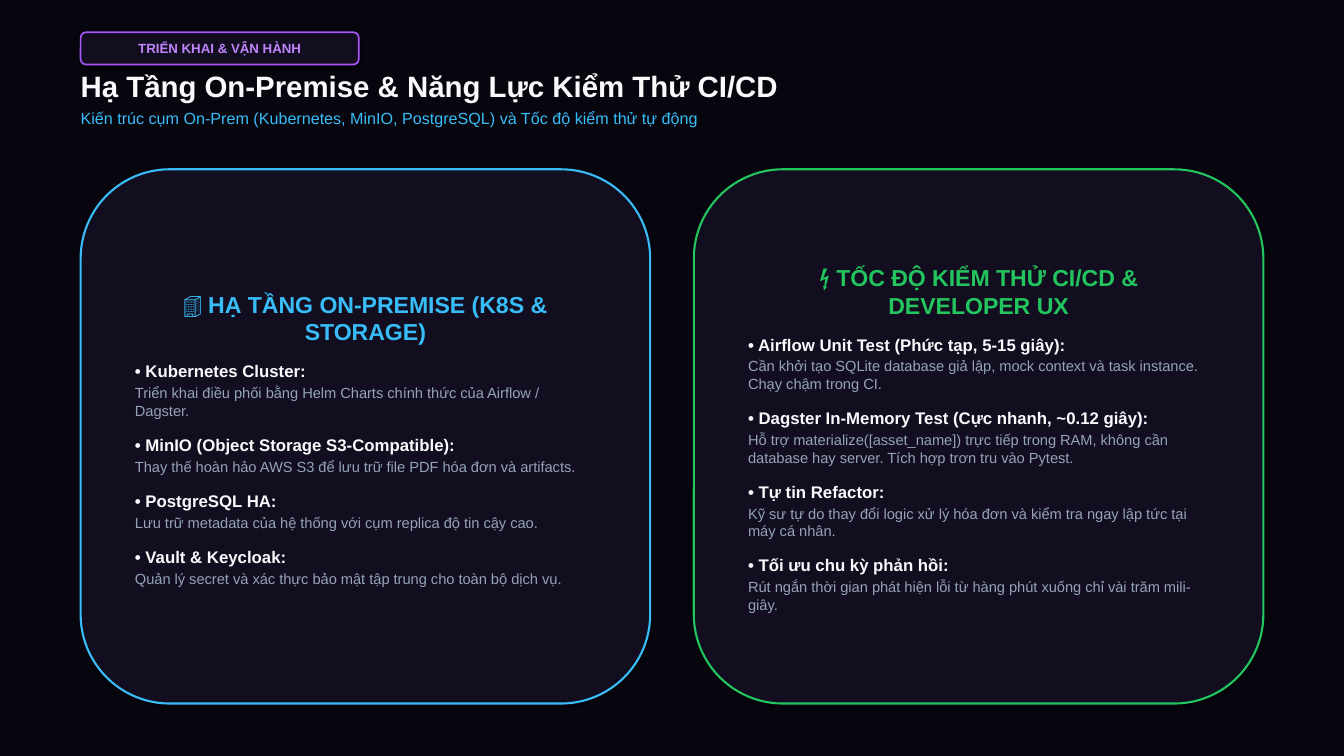
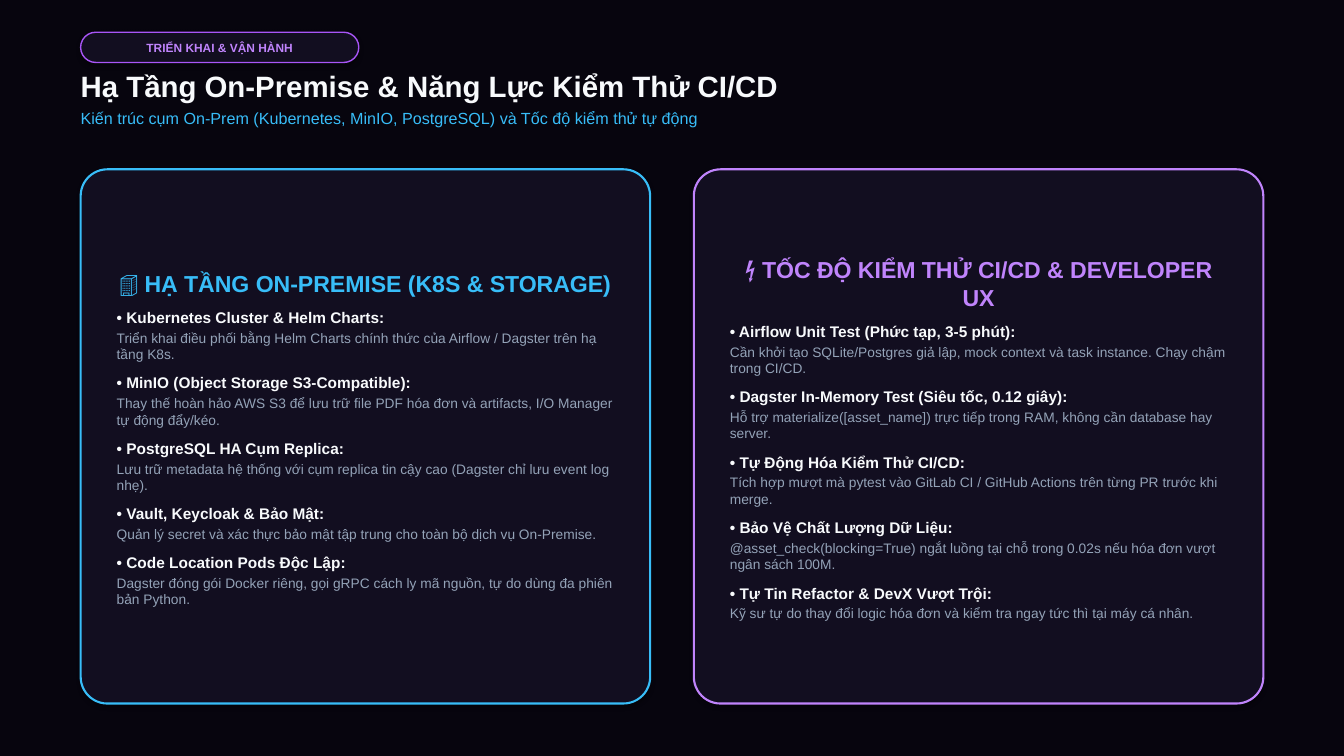
Before and after one commit to dangminhduchl/Airflow_Dagster, a slide deck: slide 7 of Airflow_vs_Dagster_Thuyet_Trinh.pptx. Drawn at 1344x756 pixels with LibreOffice and Linux fonts; fonts in the diff are those of the drawing. Boxes give left, top, right and bottom in pixels: in the first picture for what was removed or moved away, otherwise in the second. Text is boxed around its words. In the diff, an @@ line names an element or a change of style, - is before the commit and + after.

```diff
--- a/Airflow_vs_Dagster_Thuyet_Trinh.pptx
+++ b/Airflow_vs_Dagster_Thuyet_Trinh.pptx
@@ rounded rectangle "TRIỂN KHAI & VẬN HÀNH" at <box>81,32,359,63</box>: size 9.5 to 8.5 pt; outline #A855F7 1.2 pt to #A855F7 1 pt; proportions changed @@
@@ rounded rectangle "🏢 HẠ TẦNG ON-PREMISE (K8S ..." at <box>81,169,650,704</box>: proportions changed @@
@@ rounded rectangle "⚡ TỐC ĐỘ KIỂM THỬ ..." at <box>694,169,1263,704</box>: outline #22C55E 1.5 pt to #C084FC 1.5 pt; proportions changed @@
@@ text in rounded rectangle at <box>762,260,1212,307</box>: text colour #22C55E to #C084FC in "⚡ TỐC ĐỘ KIỂM THỬ CI/CD & ..." @@
@@ text in rounded rectangle at <box>117,312,596,362</box>: text changed; size 10.5 to 9.8 pt @@
-• Kubernetes Cluster:
-Triển khai điều phối bằng Helm Charts chính thức của Airflow / Dagster.
+• Kubernetes Cluster & Helm Charts:
+Triển khai điều phối bằng Helm Charts chính thức của Airflow / Dagster trên hạ tầng K8s.
@@ text in rounded rectangle at <box>730,325,1226,621</box>: text changed; size 10.5 to 9.8 pt @@
-• Airflow Unit Test (Phức tạp, 5-15 giây):
-Cần khởi tạo SQLite database giả lập, mock context và task instance. Chạy chậm trong CI.
-• Dagster In-Memory Test (Cực nhanh, ~0.12 giây):
-Hỗ trợ materialize([asset_name]) trực tiếp trong RAM, không cần database hay server. Tích hợp trơn tru vào Pytest.
-• Tự tin Refactor:
-Kỹ sư tự do thay đổi logic xử lý hóa đơn và kiểm tra ngay lập tức tại máy cá nhân.
-• Tối ưu chu kỳ phản hồi:
-Rút ngắn thời gian phát hiện lỗi từ hàng phút xuống chỉ vài trăm mili-giây.
+• Airflow Unit Test (Phức tạp, 3-5 phút):
+Cần khởi tạo SQLite/Postgres giả lập, mock context và task instance. Chạy chậm trong CI/CD.
+• Dagster In-Memory Test (Siêu tốc, 0.12 giây):
+Hỗ trợ materialize([asset_name]) trực tiếp trong RAM, không cần database hay server.
+• Tự Động Hóa Kiểm Thử CI/CD:
+Tích hợp mượt mà pytest vào GitLab CI / GitHub Actions trên từng PR trước khi merge.
+• Bảo Vệ Chất Lượng Dữ Liệu:
+@asset_check(blocking=True) ngắt luồng tại chỗ trong 0.02s nếu hóa đơn vượt ngân sách 100M.
+• Tự Tin Refactor & DevX Vượt Trội:
+Kỹ sư tự do thay đổi logic hóa đơn và kiểm tra ngay tức thì tại máy cá nhân.
@@ text in rounded rectangle at <box>126,377,411,392</box>: size 12 to 11 pt in "• MinIO (Object Storage S3-Compatible):"; less space between paragraphs @@
@@ text in rounded rectangle at <box>117,397,613,607</box>: text changed; size 10.5 to 9.8 pt @@
-Thay thế hoàn hảo AWS S3 để lưu trữ file PDF hóa đơn và artifacts.
-• PostgreSQL HA:
-Lưu trữ metadata của hệ thống với cụm replica độ tin cậy cao.
-• Vault & Keycloak:
-Quản lý secret và xác thực bảo mật tập trung cho toàn bộ dịch vụ.
+Thay thế hoàn hảo AWS S3 để lưu trữ file PDF hóa đơn và artifacts, I/O Manager tự động đẩy/kéo.
+• PostgreSQL HA Cụm Replica:
+Lưu trữ metadata hệ thống với cụm replica tin cậy cao (Dagster chỉ lưu event log nhẹ).
+• Vault, Keycloak & Bảo Mật:
+Quản lý secret và xác thực bảo mật tập trung cho toàn bộ dịch vụ On-Premise.
+• Code Location Pods Độc Lập:
+Dagster đóng gói Docker riêng, gọi gRPC cách ly mã nguồn, tự do dùng đa phiên bản Python.
```
Also in this commit, not shown: 10 other slides changed, 22 other files.
